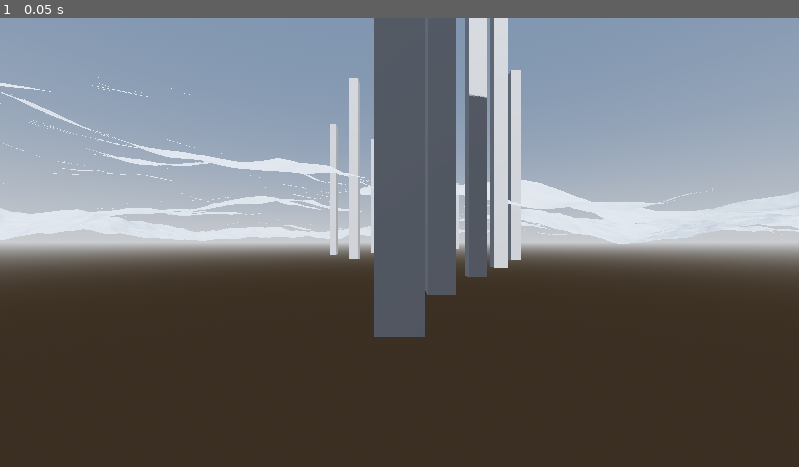
Above: before the commit, frame 1.
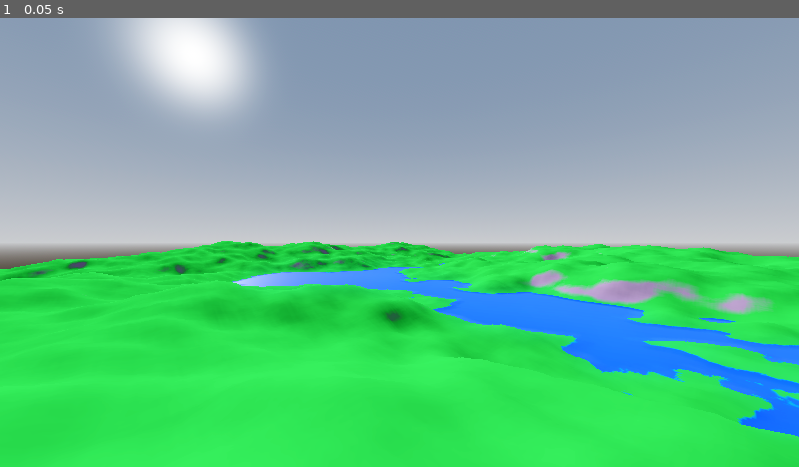
Above: after the commit, the same moment.

Repository: zalan24/Godot-Demos
Game: Godot game, scene res://main_scene.tscn
Same seed, same stepped clock (60 frames per second), same inputs: the game is played once before the commit and once after it.
Inputs:
- Up to frame 1 (0.05 s): no input

The runs differ from the first frame. In frame 1, 66% of the frame differs, in the area x 0-100%, y 0-100%.

Commit message:
Configured environment

Diff:
--- a/test-content/FreeCamera/free_camera.gd
+++ b/test-content/FreeCamera/free_camera.gd
@@ -17,11 +17,11 @@
 
 func activate_control():
 	super()
-	# camera.make_current()
+	camera.make_current()
 
 func deactivate_control():
 	super()
-	# camera.clear_current()
+	camera.clear_current()
 
 func _toggle_controls():
 	if has_controller():
--- a/test-content/main_scene.tscn
+++ b/test-content/main_scene.tscn
@@ -19,12 +19,6 @@
 fog_height = 42.37
 fog_height_density = 0.1
 
-[sub_resource type="BoxMesh" id="BoxMesh_0f027"]
-size = Vector3(5, 100, 5)
-
-[sub_resource type="BoxShape3D" id="BoxShape3D_2c62f"]
-size = Vector3(5, 100, 5)
-
 [sub_resource type="PlaneMesh" id="PlaneMesh_0f027"]
 subdivide_width = 1000
 subdivide_depth = 1000
@@ -40,164 +34,17 @@
 environment = SubResource("Environment_2c62f")
 
 [node name="DirectionalLight3D" type="DirectionalLight3D" parent="Environment"]
-transform = Transform3D(-0.727005, -0.656955, 0.199688, 0.47951, -0.277603, 0.83247, -0.491461, 0.700962, 0.516835, 0, 10.6583, 0)
+transform = Transform3D(-0.212241, -0.972491, -0.0959919, 0.855012, -0.232366, 0.463639, -0.47319, 0.0163289, 0.880809, 0, 10.6583, 0)
 shadow_enabled = true
 
 [node name="StaticObjects" type="Node3D" parent="."]
 
-[node name="Obstacles" type="Node3D" parent="StaticObjects"]
-
-[node name="Column" type="StaticBody3D" parent="StaticObjects/Obstacles"]
-transform = Transform3D(1, 0, 0, 0, 1, 0, 0, 0, 1, 0, 48.7492, -22.9749)
-
-[node name="MeshInstance3D" type="MeshInstance3D" parent="StaticObjects/Obstacles/Column"]
-mesh = SubResource("BoxMesh_0f027")
-
-[node name="CollisionShape3D" type="CollisionShape3D" parent="StaticObjects/Obstacles/Column"]
-shape = SubResource("BoxShape3D_2c62f")
-
-[node name="Column2" type="StaticBody3D" parent="StaticObjects/Obstacles"]
-transform = Transform3D(1, 0, 0, 0, 1, 0, 0, 0, 1, 7.50333, 48.7492, -45.9499)
-
-[node name="MeshInstance3D" type="MeshInstance3D" parent="StaticObjects/Obstacles/Column2"]
-mesh = SubResource("BoxMesh_0f027")
-skeleton = NodePath("../../Column2")
-
-[node name="CollisionShape3D" type="CollisionShape3D" parent="StaticObjects/Obstacles/Column2"]
-shape = SubResource("BoxShape3D_2c62f")
-
-[node name="Column3" type="StaticBody3D" parent="StaticObjects/Obstacles"]
-transform = Transform3D(1, 0, 0, 0, 1, 0, 0, 0, 1, 21.2001, 48.7492, -73.1268)
-
-[node name="MeshInstance3D" type="MeshInstance3D" parent="StaticObjects/Obstacles/Column3"]
-mesh = SubResource("BoxMesh_0f027")
-skeleton = NodePath("../../Column2")
-
-[node name="CollisionShape3D" type="CollisionShape3D" parent="StaticObjects/Obstacles/Column3"]
-shape = SubResource("BoxShape3D_2c62f")
-
-[node name="Column4" type="StaticBody3D" parent="StaticObjects/Obstacles"]
-transform = Transform3D(1, 0, 0, 0, 1, 0, 0, 0, 1, 37.8684, 48.7492, -103.373)
-
-[node name="MeshInstance3D" type="MeshInstance3D" parent="StaticObjects/Obstacles/Column4"]
-mesh = SubResource("BoxMesh_0f027")
-skeleton = NodePath("../../Column2")
-
-[node name="CollisionShape3D" type="CollisionShape3D" parent="StaticObjects/Obstacles/Column4"]
-shape = SubResource("BoxShape3D_2c62f")
-
-[node name="Column5" type="StaticBody3D" parent="StaticObjects/Obstacles"]
-transform = Transform3D(1, 0, 0, 0, 1, 0, 0, 0, 1, 61.2068, 48.7492, -147.676)
-
-[node name="MeshInstance3D" type="MeshInstance3D" parent="StaticObjects/Obstacles/Column5"]
-mesh = SubResource("BoxMesh_0f027")
-skeleton = NodePath("../../Column2")
-
-[node name="CollisionShape3D" type="CollisionShape3D" parent="StaticObjects/Obstacles/Column5"]
-shape = SubResource("BoxShape3D_2c62f")
-
-[node name="Column6" type="StaticBody3D" parent="StaticObjects/Obstacles"]
-transform = Transform3D(1, 0, 0, 0, 1, 0, 0, 0, 1, 24.3738, 48.7492, -204.439)
-
-[node name="MeshInstance3D" type="MeshInstance3D" parent="StaticObjects/Obstacles/Column6"]
-mesh = SubResource("BoxMesh_0f027")
-skeleton = NodePath("../../Column2")
-
-[node name="CollisionShape3D" type="CollisionShape3D" parent="StaticObjects/Obstacles/Column6"]
-shape = SubResource("BoxShape3D_2c62f")
-
-[node name="Column7" type="StaticBody3D" parent="StaticObjects/Obstacles"]
-transform = Transform3D(1, 0, 0, 0, 1, 0, 0, 0, 1, -22.4226, 48.7492, -250.304)
-
-[node name="MeshInstance3D" type="MeshInstance3D" parent="StaticObjects/Obstacles/Column7"]
-mesh = SubResource("BoxMesh_0f027")
-skeleton = NodePath("../../Column2")
-
-[node name="CollisionShape3D" type="CollisionShape3D" parent="StaticObjects/Obstacles/Column7"]
-shape = SubResource("BoxShape3D_2c62f")
-
-[node name="Column8" type="StaticBody3D" parent="StaticObjects/Obstacles"]
-transform = Transform3D(1, 0, 0, 0, 1, 0, 0, 0, 1, 72.3482, 48.7492, -246.609)
-
-[node name="MeshInstance3D" type="MeshInstance3D" parent="StaticObjects/Obstacles/Column8"]
-mesh = SubResource("BoxMesh_0f027")
-skeleton = NodePath("../../Column2")
-
-[node name="CollisionShape3D" type="CollisionShape3D" parent="StaticObjects/Obstacles/Column8"]
-shape = SubResource("BoxShape3D_2c62f")
-
-[node name="Column9" type="StaticBody3D" parent="StaticObjects/Obstacles"]
-transform = Transform3D(1, 0, 0, 0, 1, 0, 0, 0, 1, 39.5045, 48.7492, -316.474)
-
-[node name="MeshInstance3D" type="MeshInstance3D" parent="StaticObjects/Obstacles/Column9"]
-mesh = SubResource("BoxMesh_0f027")
-skeleton = NodePath("../../Column2")
-
-[node name="CollisionShape3D" type="CollisionShape3D" parent="StaticObjects/Obstacles/Column9"]
-shape = SubResource("BoxShape3D_2c62f")
-
-[node name="Column10" type="StaticBody3D" parent="StaticObjects/Obstacles"]
-transform = Transform3D(1, 0, 0, 0, 1, 0, 0, 0, 1, -2.08573, 48.7492, -373.043)
-
-[node name="MeshInstance3D" type="MeshInstance3D" parent="StaticObjects/Obstacles/Column10"]
-mesh = SubResource("BoxMesh_0f027")
-skeleton = NodePath("../../Column2")
-
-[node name="CollisionShape3D" type="CollisionShape3D" parent="StaticObjects/Obstacles/Column10"]
-shape = SubResource("BoxShape3D_2c62f")
-
-[node name="Column11" type="StaticBody3D" parent="StaticObjects/Obstacles"]
-transform = Transform3D(1, 0, 0, 0, 1, 0, 0, 0, 1, 86.7337, 48.7492, -436.531)
-
-[node name="MeshInstance3D" type="MeshInstance3D" parent="StaticObjects/Obstacles/Column11"]
-mesh = SubResource("BoxMesh_0f027")
-skeleton = NodePath("../../Column2")
-
-[node name="CollisionShape3D" type="CollisionShape3D" parent="StaticObjects/Obstacles/Column11"]
-shape = SubResource("BoxShape3D_2c62f")
-
-[node name="Column12" type="StaticBody3D" parent="StaticObjects/Obstacles"]
-transform = Transform3D(1, 0, 0, 0, 1, 0, 0, 0, 1, -77.4214, 48.7492, -485.659)
-
-[node name="MeshInstance3D" type="MeshInstance3D" parent="StaticObjects/Obstacles/Column12"]
-mesh = SubResource("BoxMesh_0f027")
-skeleton = NodePath("../../Column2")
-
-[node name="CollisionShape3D" type="CollisionShape3D" parent="StaticObjects/Obstacles/Column12"]
-shape = SubResource("BoxShape3D_2c62f")
-
-[node name="Column13" type="StaticBody3D" parent="StaticObjects/Obstacles"]
-transform = Transform3D(1, 0, 0, 0, 1, 0, 0, 0, 1, -25.1849, 48.7492, -155.595)
-
-[node name="MeshInstance3D" type="MeshInstance3D" parent="StaticObjects/Obstacles/Column13"]
-mesh = SubResource("BoxMesh_0f027")
-skeleton = NodePath("../../Column2")
-
-[node name="CollisionShape3D" type="CollisionShape3D" parent="StaticObjects/Obstacles/Column13"]
-shape = SubResource("BoxShape3D_2c62f")
-
-[node name="Column14" type="StaticBody3D" parent="StaticObjects/Obstacles"]
-transform = Transform3D(1, 0, 0, 0, 1, 0, 0, 0, 1, -50.9438, 48.7492, -218.01)
-
-[node name="MeshInstance3D" type="MeshInstance3D" parent="StaticObjects/Obstacles/Column14"]
-mesh = SubResource("BoxMesh_0f027")
-skeleton = NodePath("../../Column2")
-
-[node name="CollisionShape3D" type="CollisionShape3D" parent="StaticObjects/Obstacles/Column14"]
-shape = SubResource("BoxShape3D_2c62f")
-
-[node name="Column15" type="StaticBody3D" parent="StaticObjects/Obstacles"]
-transform = Transform3D(1, 0, 0, 0, 1, 0, 0, 0, 1, 7.13106, 48.7492, -296.683)
-
-[node name="MeshInstance3D" type="MeshInstance3D" parent="StaticObjects/Obstacles/Column15"]
-mesh = SubResource("BoxMesh_0f027")
-skeleton = NodePath("../../Column2")
-
-[node name="CollisionShape3D" type="CollisionShape3D" parent="StaticObjects/Obstacles/Column15"]
-shape = SubResource("BoxShape3D_2c62f")
-
 [node name="Terrain" type="MeshInstance3D" parent="StaticObjects"]
-transform = Transform3D(1000, 0, 0, 0, 1, 0, 0, 0, 1000, 0, 0, 0)
+transform = Transform3D(2000, 0, 0, 0, 1, 0, 0, 0, 2000, 0, 0, 0)
 material_override = ExtResource("2_2c62f")
 custom_aabb = AABB(-1, 0, -1, 2, 500, 2)
 mesh = SubResource("PlaneMesh_0f027")
+
+[node name="Camera3D" type="Camera3D" parent="."]
+transform = Transform3D(-0.749938, 0, 0.661508, 0, 1, 0, -0.661508, 0, -0.749938, 997.615, 318.097, -1435)
+current = true
--- a/test-content/terrain.gdshader
+++ b/test-content/terrain.gdshader
@@ -4,16 +4,28 @@
 uniform vec2 world_size = vec2(2000, 2000);
 uniform sampler2D perlin_noise_0 : repeat_disable, filter_linear;
 uniform float perlin_noise_0_scale = 1;
+uniform sampler2D perlin_noise_1 : repeat_disable, filter_linear;
+uniform float perlin_noise_1_scale = 1;
+
+uniform float water_level = 10;
+
+uniform vec3 grass_color : source_color = vec3(0, 1, 0);
+uniform vec3 water_color : source_color = vec3(0, 0, 1);
+uniform vec3 rock_color : source_color = vec3(0.5);
+
+varying float world_height;
+varying float steepness;
 
 float get_height_at(vec2 uv)
 {
 	float baseHeight = texture(perlin_noise_0, uv).x * perlin_noise_0_scale;
-	return baseHeight;
+	float detailedHeight = texture(perlin_noise_1, uv).x * perlin_noise_1_scale;
+	return max(water_level, baseHeight + detailedHeight);
 }
 
 mat3 get_normal_at(vec2 uv)
 {
-	float d = 0.001;
+	float d = 0.01;
 	vec2 world_d = d*world_size;
 	float xDiff = get_height_at(uv + vec2(d, 0)) - get_height_at(uv - vec2(d, 0));
 	float yDiff = get_height_at(uv + vec2(0, d)) - get_height_at(uv - vec2(0, d));
@@ -31,12 +43,35 @@
 }
 
 void vertex() {
-
-	VERTEX.y += get_height_at(UV);
+	float h = get_height_at(UV);
+	world_height = h;
+	VERTEX.y += h;
 	NORMAL = get_normal_at(UV) * vec3(0, 1, 0);
+	steepness = 1.0-NORMAL.y;
 }
 
 void fragment() {
-	ALBEDO = vec3(0.5);
-	// Called for every pixel the material is visible on.
+
+	const float water_edge = 1.0;
+	float wateriness = 0.0;
+	if (world_height < water_level+water_edge)
+		wateriness = 1.0-(world_height-water_level)/water_edge;
+
+	const float rock_limit = 0.1;
+	const float rock_edge = 0.05;
+	float rockiness = 0.0;
+	if (steepness >= rock_limit)
+		rockiness = clamp((steepness-rock_limit)/rock_edge, 0.0, 1.0);
+
+	ALBEDO = grass_color;
+	SPECULAR = 0.0;
+	ROUGHNESS = 1.0;
+
+	ALBEDO = mix(ALBEDO, rock_color, rockiness);
+	SPECULAR = mix(SPECULAR, 0.0, rockiness);
+	ROUGHNESS = mix(ROUGHNESS, 1.0, rockiness);
+
+	ALBEDO = mix(ALBEDO, water_color, wateriness);
+	SPECULAR = mix(SPECULAR, 0.2, wateriness);
+	ROUGHNESS = mix(ROUGHNESS, 0.3, wateriness);
 }
--- a/test-content/terrain_material.tres
+++ b/test-content/terrain_material.tres
@@ -1,17 +1,35 @@
-[gd_resource type="ShaderMaterial" load_steps=4 format=3 uid="uid://c42xia0d58ydg"]
+[gd_resource type="ShaderMaterial" load_steps=6 format=3 uid="uid://c42xia0d58ydg"]
 
 [ext_resource type="Shader" uid="uid://ctelbtq2xeqdr" path="res://terrain.gdshader" id="1_2k1ma"]
 
 [sub_resource type="FastNoiseLite" id="FastNoiseLite_2k1ma"]
 noise_type = 3
-seed = 4
-offset = Vector3(534.88, -1000, 0)
+seed = 20
+frequency = 0.0099
+offset = Vector3(29.44, -1000, 0)
 
 [sub_resource type="NoiseTexture2D" id="NoiseTexture2D_ehmtg"]
+width = 256
+height = 256
 noise = SubResource("FastNoiseLite_2k1ma")
+
+[sub_resource type="FastNoiseLite" id="FastNoiseLite_ehmtg"]
+noise_type = 3
+seed = 4
+frequency = 0.0259
+
+[sub_resource type="NoiseTexture2D" id="NoiseTexture2D_2k1ma"]
+noise = SubResource("FastNoiseLite_ehmtg")
 
 [resource]
 render_priority = 0
 shader = ExtResource("1_2k1ma")
+shader_parameter/world_size = Vector2(4000, 4000)
 shader_parameter/perlin_noise_0 = SubResource("NoiseTexture2D_ehmtg")
-shader_parameter/perlin_noise_0_scale = 100.0
+shader_parameter/perlin_noise_0_scale = 300.0
+shader_parameter/perlin_noise_1 = SubResource("NoiseTexture2D_2k1ma")
+shader_parameter/perlin_noise_1_scale = 50.0
+shader_parameter/water_level = 100.0
+shader_parameter/grass_color = Color(0.156863, 0.611765, 0.203922, 1)
+shader_parameter/water_color = Color(0, 0.254902, 1, 1)
+shader_parameter/rock_color = Color(0.501961, 0.403922, 0.501961, 1)
Not shown: 1 places in test-content/main_scene.tscn that only renumber resources
